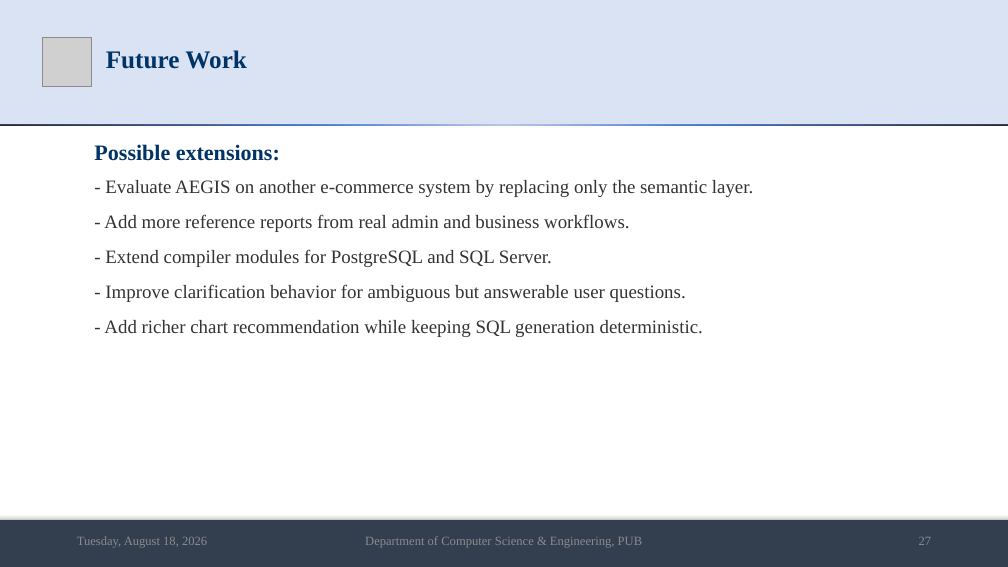
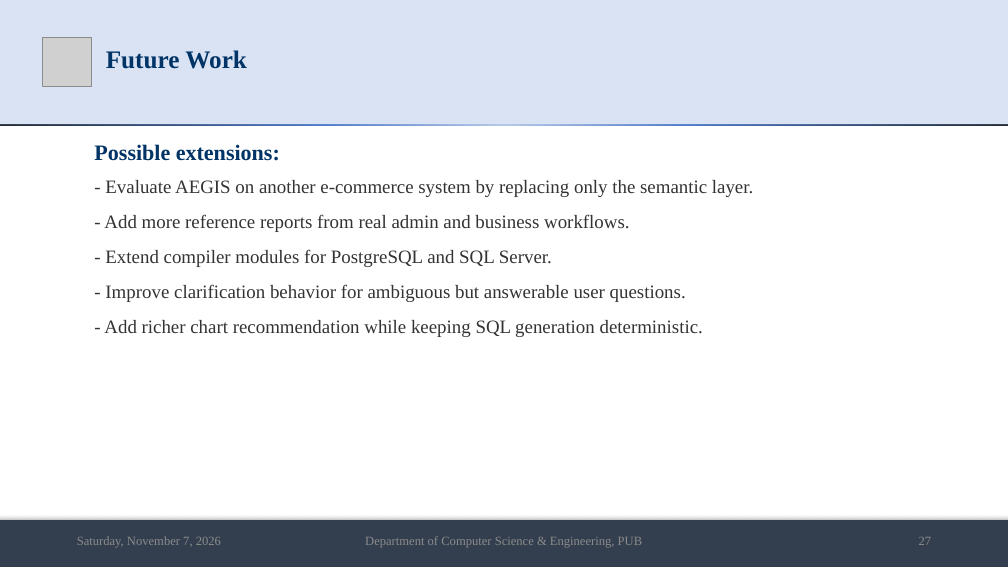
Before and after one commit to md-riaz/AEGIS-Research, a slide deck: slide 27 of docs/scripts/Md_Riaz_Final_Defense_0322310105101024.pptx. Drawn at 1008x567 pixels with LibreOffice and Linux fonts; fonts in the diff are those of the drawing; grey boxes stand for pictures. Boxes give left, top, right and bottom in pixels: in the first picture for what was removed or moved away, otherwise in the second. Text is boxed around its words. In the diff, an @@ line names an element or a change of style, - is before the commit and + after.

```diff
--- a/docs/scripts/Md_Riaz_Final_Defense_0322310105101024.pptx
+++ b/docs/scripts/Md_Riaz_Final_Defense_0322310105101024.pptx
@@ text at (77,536,221,548): text changed @@
-Tuesday, August 18, 2026
+Saturday, November 7, 2026
```
Also in this commit, not shown: 30 other slides changed, 2 other files.
